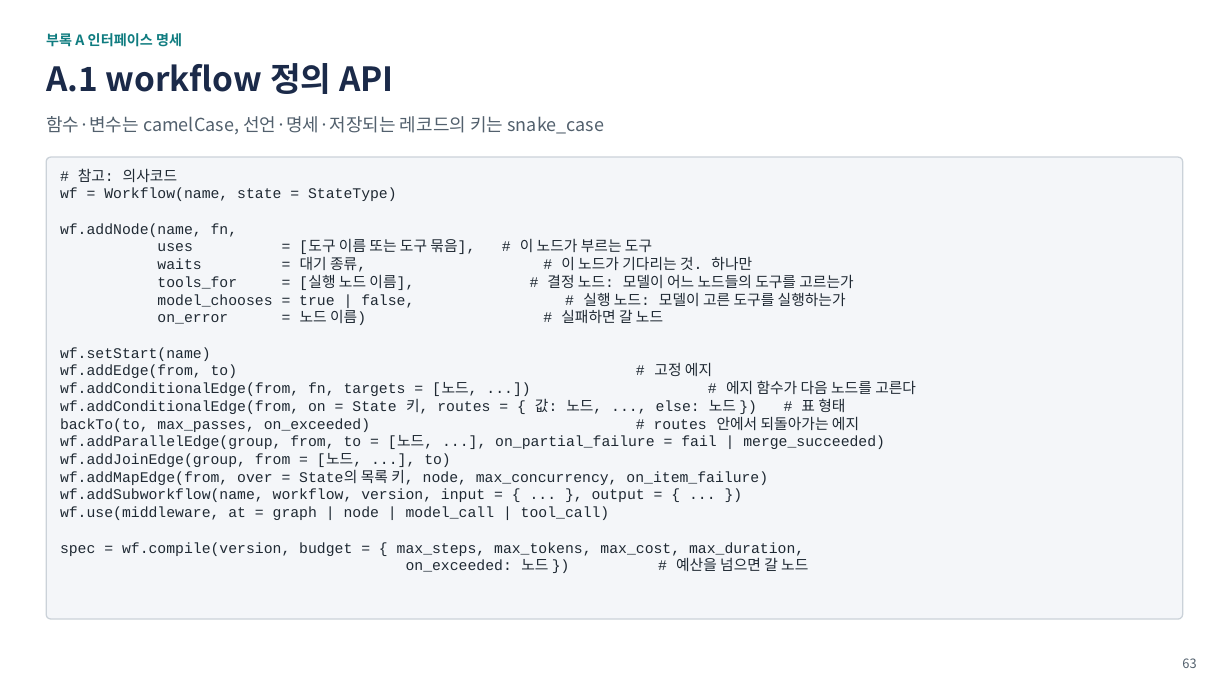
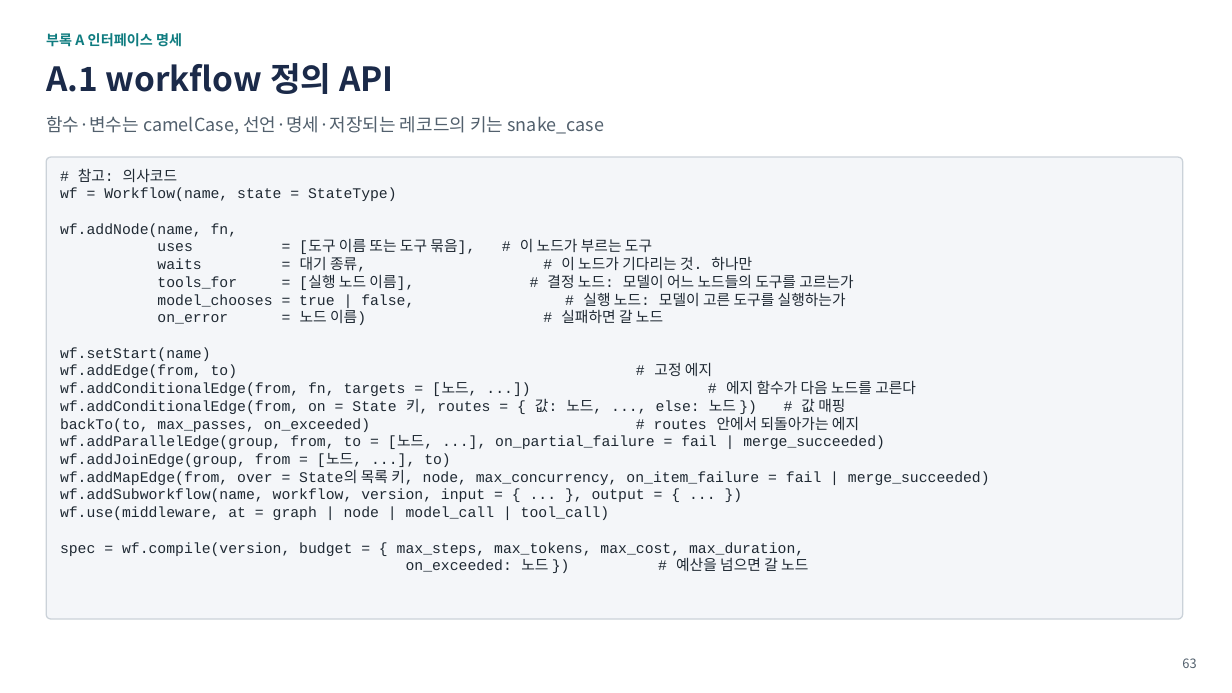
Before and after one commit to iwindfree/windfree-blog, a slide deck: slide 63 of public/files/ai-agent-workflow-framework/AI_Agent_Workflow_Framework_Summary.pptx. Drawn at 1232x693 pixels with LibreOffice and Linux fonts; fonts in the diff are those of the drawing. Boxes give left, top, right and bottom in pixels: in the first picture for what was removed or moved away, otherwise in the second. Text is boxed around its words. In the diff, an @@ line names an element or a change of style, - is before the commit and + after.

```diff
--- a/public/files/ai-agent-workflow-framework/AI_Agent_Workflow_Framework_Summary.pptx
+++ b/public/files/ai-agent-workflow-framework/AI_Agent_Workflow_Framework_Summary.pptx
@@ text at box(60, 398, 845, 414): text changed @@
-wf.addConditionalEdge(from, on = State 키, routes = { 값: 노드, ..., else: 노드 }) # 표 형태
+wf.addConditionalEdge(from, on = State 키, routes = { 값: 노드, ..., else: 노드 }) # 값 매핑
@@ text at box(60, 469, 990, 485): text changed @@
-wf.addMapEdge(from, over = State의 목록 키, node, max_concurrency, on_item_failure)
+wf.addMapEdge(from, over = State의 목록 키, node, max_concurrency, on_item_failure = fail | merge_succeeded)
```
Also in this commit, not shown: 2 other slides changed, 1 other file.
